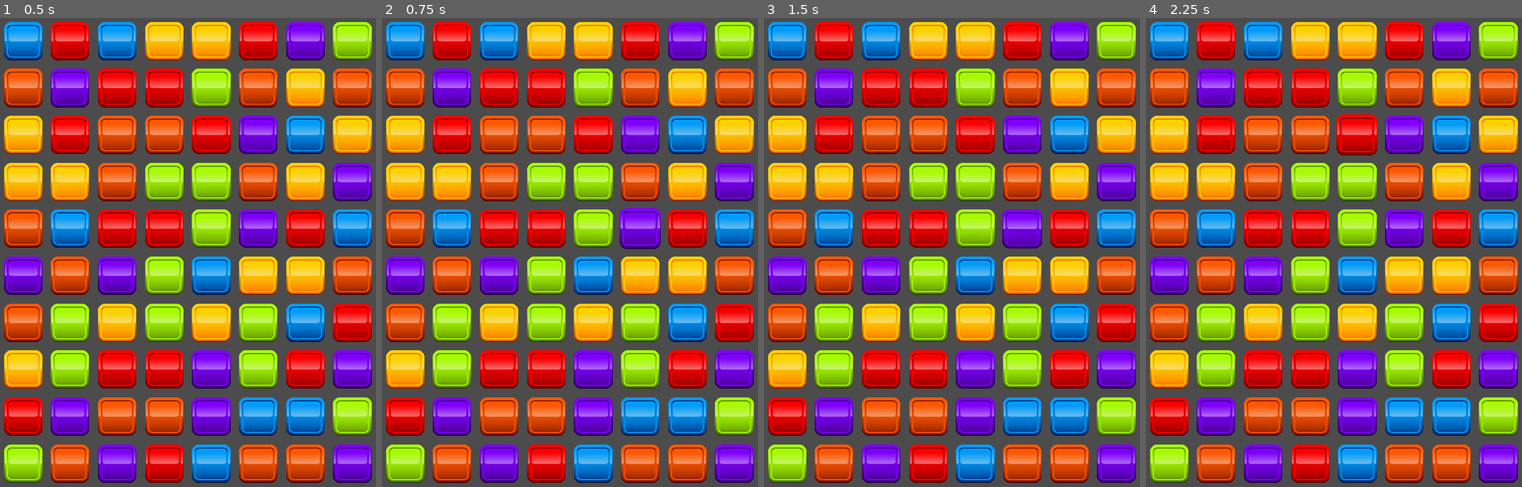
Above: before the commit, frames 1-4 (left to right).
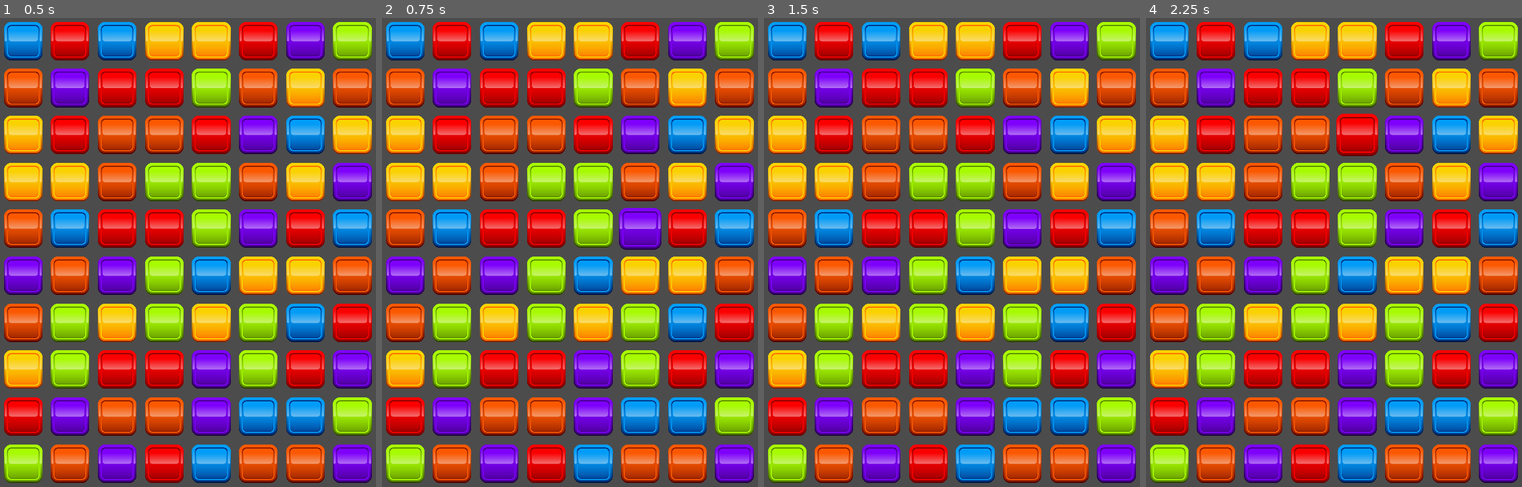
Above: after the commit, the same moments.

Repository: jacob-hart/match-three
Game: Godot game, scene res://scenes/game_window.tscn
The game is run twice, just before and just after one commit, with the same random seed, the same clock (stepped at 60 frames per second) and the same inputs.
Inputs (mouse positions are in pixels of both pictures, inside the frame that each line leads up to):
- Up to frame 1 (0.5 s): no input
- Up to frame 2 (0.75 s): tap Enter at 0.5 s; move the mouse to (660, 205) at 0.52 s; click (660, 205) at 0.6 s
- Up to frame 3 (1.5 s): tap Space at 1.25 s; move the mouse to (869, 261) at 1.27 s; click (869, 261) at 1.35 s
- Up to frame 4 (2.25 s): tap Enter at 2 s; move the mouse to (1375, 116) at 2.02 s; click (1375, 116) at 2.1 s

Frame 1 is identical in both runs. In frame 2, 0.2% of the frame differs, in the area x 63-75%, y 40-50%; in frame 3, 0.1%; in frame 4, 0.2%.

Commit message:
Updated selection tween

Diff:
--- a/scripts/block.gd
+++ b/scripts/block.gd
@@ -30,15 +30,15 @@
 
 # This is called when the block is selected but the user has not released the mouse button on it yet
 func set_selected_pressed():
-	select_tween.interpolate_property(self, "scale", self.scale, pressed_scale, select_tween_speed, Tween.TRANS_BOUNCE, Tween.EASE_OUT)
+	select_tween.interpolate_property(self, "scale", self.scale, pressed_scale, select_tween_speed, Tween.TRANS_QUINT, Tween.EASE_OUT)
 	select_tween.start()
 
 # This is called when the block is selected band the user has released the moused button
 func set_selected_released():
-	select_tween.interpolate_property(self, "scale", self.scale, selected_scale, select_tween_speed, Tween.TRANS_BOUNCE, Tween.EASE_OUT)
+	select_tween.interpolate_property(self, "scale", self.scale, selected_scale, select_tween_speed, Tween.TRANS_QUINT, Tween.EASE_OUT)
 	select_tween.start()
 
 # Resets any effects from selection back to normal
 func set_unselected():
-	select_tween.interpolate_property(self, "scale", self.scale, Vector2(1.0, 1.0), select_tween_speed, Tween.TRANS_BOUNCE, Tween.EASE_OUT)
+	select_tween.interpolate_property(self, "scale", self.scale, Vector2(1.0, 1.0), select_tween_speed, Tween.TRANS_QUINT, Tween.EASE_OUT)
 	select_tween.start()
